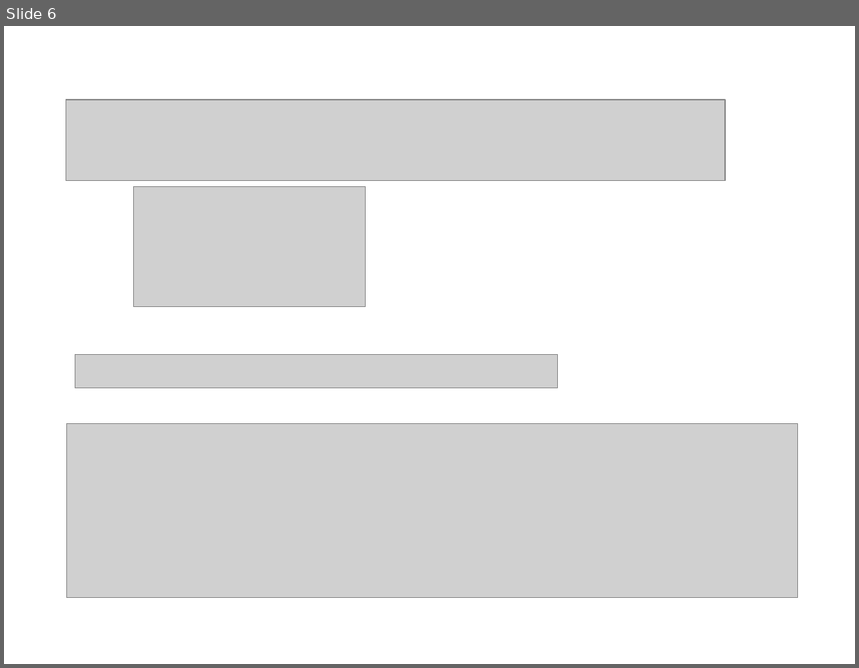
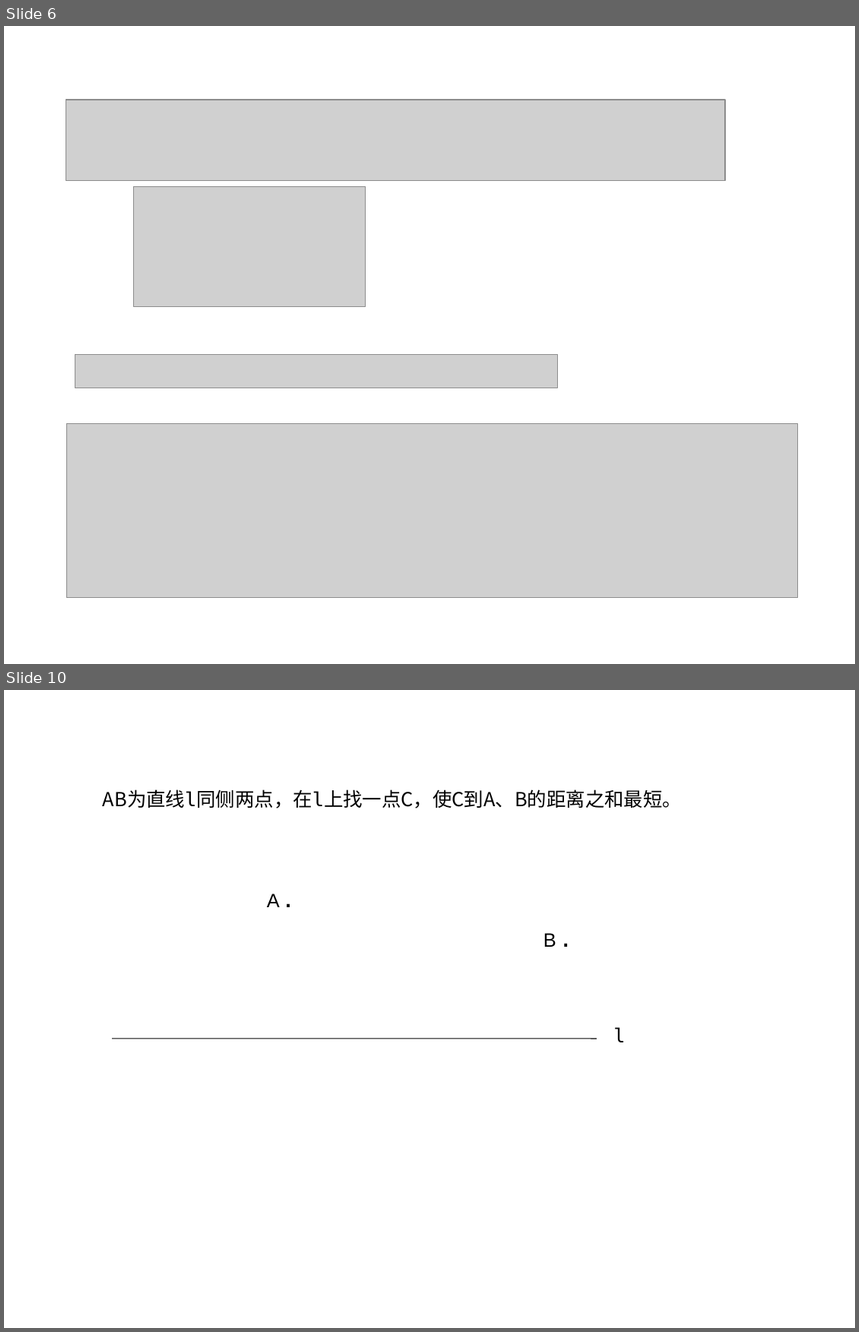
Before and after one commit to ericzhang/english-math, a slide deck: math/grade-7-下/7下数学北师大版-unit-5-图形的轴对称.ppt. Shown one above the other, each under a label of ours: slide 6 before the commit, slides 6 and 10 after it; the slides between them are not shown. The pictures are 859x668 and 859x1332 pixels, drawn with LibreOffice and Linux fonts; fonts in the diff are those of the drawing; grey boxes stand for pictures. Boxes give left, top, right and bottom in pixels: in the first picture for what was removed or moved away, otherwise in the second. Text is boxed around its words. In the diff, an @@ line names an element or a change of style, - is before the commit and + after.

```diff
--- a/math/grade-7-下/7下数学北师大版-unit-5-图形的轴对称.ppt
+++ b/math/grade-7-下/7下数学北师大版-unit-5-图形的轴对称.ppt
@@ slide 10 added at (4,690,855,1328), background #FFFFFF @@
@@ text added at (103,790,682,809), 18 pt, text #000000 @@
+AB为直线l同侧两点，在l上找一点C，使C到A、B的距离之和最短。
@@ text added at (267,894,280,907), 18 pt, text #000000 @@
+A .
@@ text added at (544,933,557,947), 18 pt, text #000000 @@
+B .
@@ text added at (614,1027,625,1043), 18 pt, text #000000 @@
+l
@@ line added from (112, 1039) to (598, 1039), #000000 0.74 pt @@
```
Also in this commit, not shown: 5 other slides added, 20 other files.
